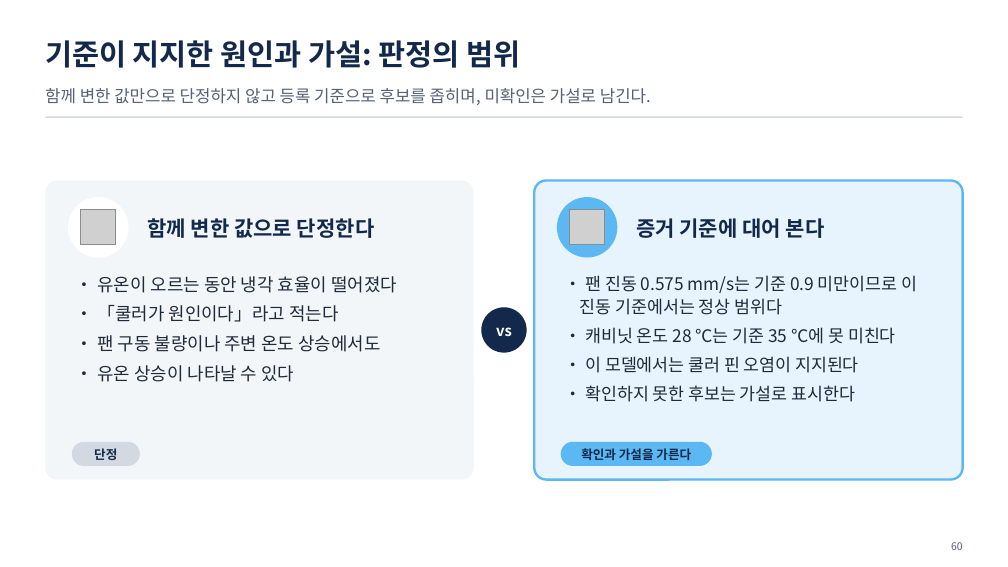
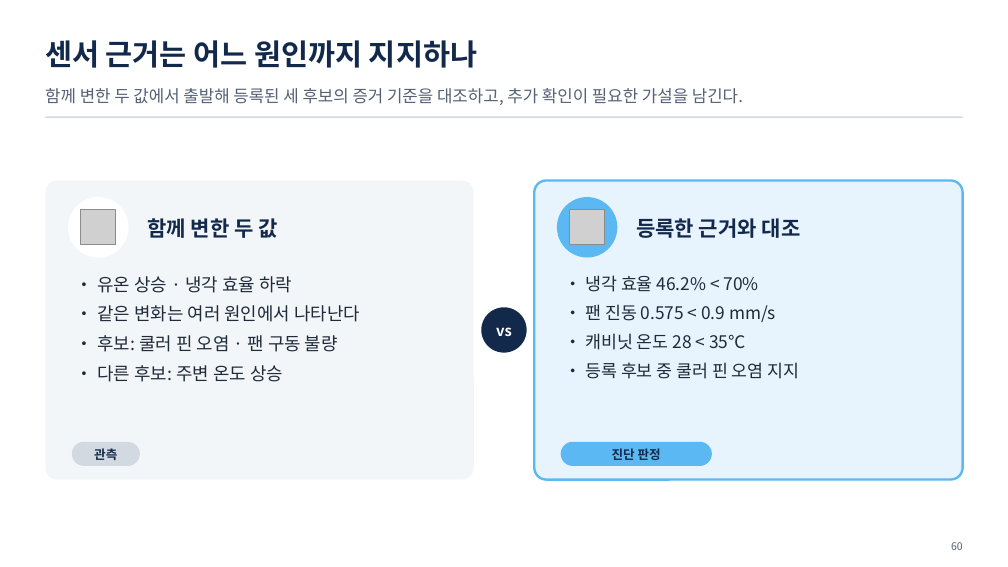
Before and after one commit to uengine-oss/hyd-iot-edu, a slide deck: slide 60 of workspace/강의제작/산출물/통합반/이론/05회차/통합반_05일차.pptx. Drawn at 1008x567 pixels with LibreOffice and Linux fonts; fonts in the diff are those of the drawing; grey boxes stand for pictures. Boxes give left, top, right and bottom in pixels: in the first picture for what was removed or moved away, otherwise in the second. Text is boxed around its words. In the diff, an @@ line names an element or a change of style, - is before the commit and + after.

```diff
--- a/workspace/강의제작/산출물/통합반/이론/05회차/통합반_05일차.pptx
+++ b/workspace/강의제작/산출물/통합반/이론/05회차/통합반_05일차.pptx
@@ text at box(45, 40, 477, 68): text changed @@
-기준이 지지한 원인과 가설: 판정의 범위
+센서 근거는 어느 원인까지 지지하나
@@ text at box(45, 88, 743, 105): text changed @@
-함께 변한 값만으로 단정하지 않고 등록 기준으로 후보를 좁히며, 미확인은 가설로 남긴다.
+함께 변한 두 값에서 출발해 등록된 세 후보의 증거 기준을 대조하고, 추가 확인이 필요한 가설을 남긴다.
@@ text at box(147, 218, 277, 238): text changed @@
-함께 변한 값으로 단정한다
+함께 변한 두 값
@@ text at box(636, 218, 801, 238): text changed @@
-증거 기준에 대어 본다
+등록한 근거와 대조
@@ text at box(97, 276, 360, 382): text changed @@
-• 유온이 오르는 동안 냉각 효율이 떨어졌다
-• 「쿨러가 원인이다」라고 적는다
-• 팬 구동 불량이나 주변 온도 상승에서도
-• 유온 상승이 나타날 수 있다
+• 유온 상승 · 냉각 효율 하락
+• 같은 변화는 여러 원인에서 나타난다
+• 후보: 쿨러 핀 오염 · 팬 구동 불량
+• 다른 후보: 주변 온도 상승
@@ text at box(585, 275, 799, 379): text changed @@
-• 팬 진동 0.575 mm/s는 기준 0.9 미만이므로 이 진동 기준에서는 정상 범위다
-• 캐비닛 온도 28 ℃는 기준 35 ℃에 못 미친다
-• 이 모델에서는 쿨러 핀 오염이 지지된다
-• 확인하지 못한 후보는 가설로 표시한다
+• 냉각 효율 46.2% < 70%
+• 팬 진동 0.575 < 0.9 mm/s
+• 캐비닛 온도 28 < 35℃
+• 등록 후보 중 쿨러 핀 오염 지지
@@ text at box(94, 448, 117, 460): text changed @@
-단정
+관측
@@ text at box(612, 448, 661, 460): text changed @@
-확인과 가설을 가른다
+진단 판정
```
Also in this commit, not shown: 7 other slides changed, 31 other files.
